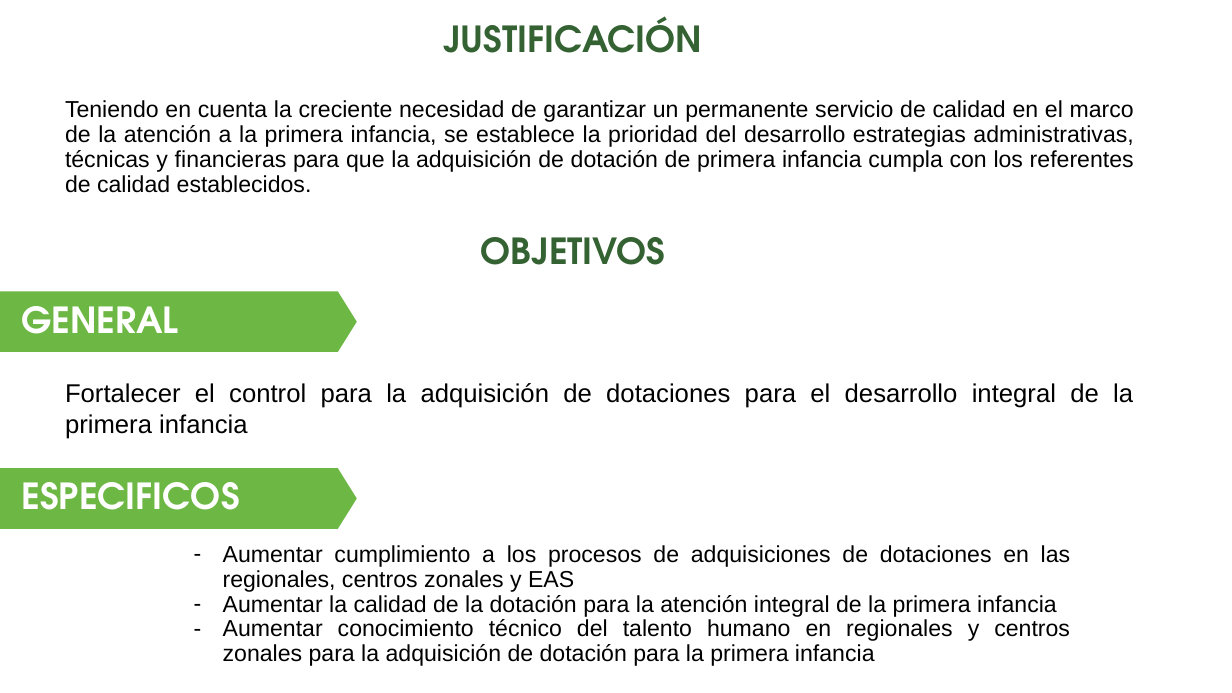
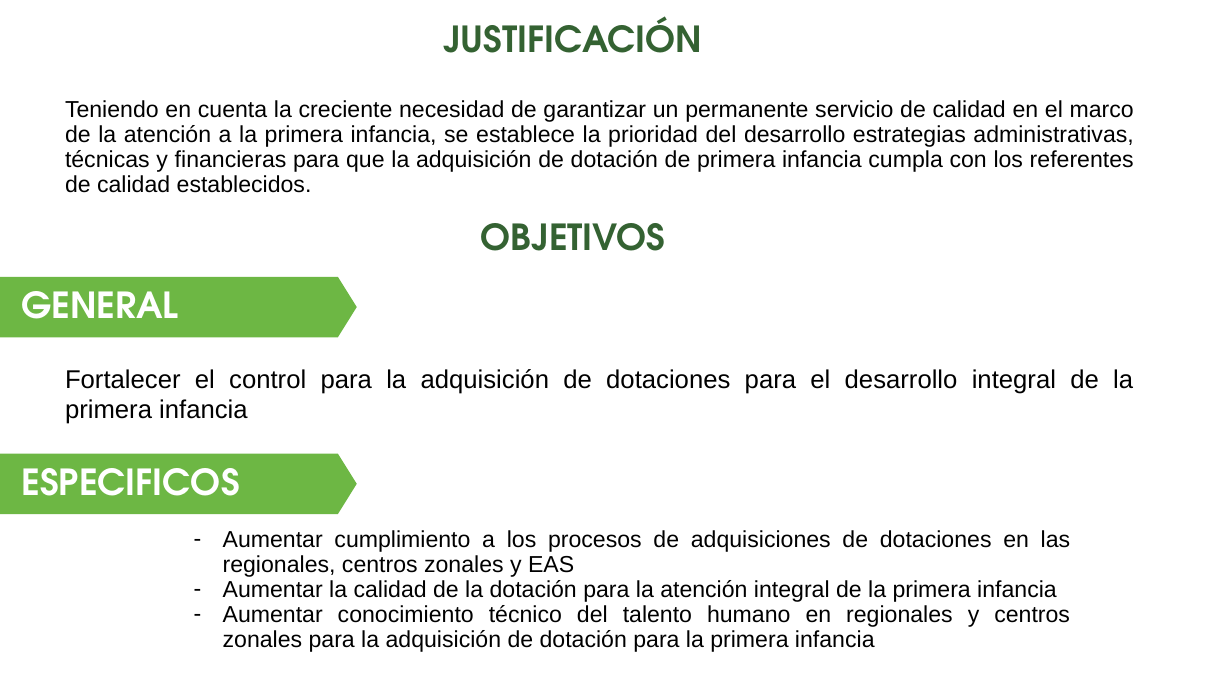
Before and after one commit to paulaO/Dotaciones2019, a slide deck: slide 3 of 5.GestionDotaciones/CompraControlada/ReunionCompraCentralizada_2018/PRESENTACION CENTRALIZACION DOTACIONES 070319.pptx. Drawn at 1232x693 pixels with LibreOffice and Linux fonts; fonts in the diff are those of the drawing; background and template pictures are left out. Boxes give left, top, right and bottom in pixels: in the first picture for what was removed or moved away, otherwise in the second. Text is boxed around its words. In the diff, an @@ line names an element or a change of style, - is before the commit and + after.

```diff
--- a/5.GestionDotaciones/CompraControlada/ReunionCompraCentralizada_2018/PRESENTACION CENTRALIZACION DOTACIONES 070319.pptx
+++ b/5.GestionDotaciones/CompraControlada/ReunionCompraCentralizada_2018/PRESENTACION CENTRALIZACION DOTACIONES 070319.pptx
@@ 5 texts, 2 pentagon arrows: place and size @@
-5 texts, 2 pentagon arrows at (0,237,1133,666)
+5 texts, 2 pentagon arrows at (0,223,1133,652)
```
Also in this commit, not shown: 1 other slide changed.
